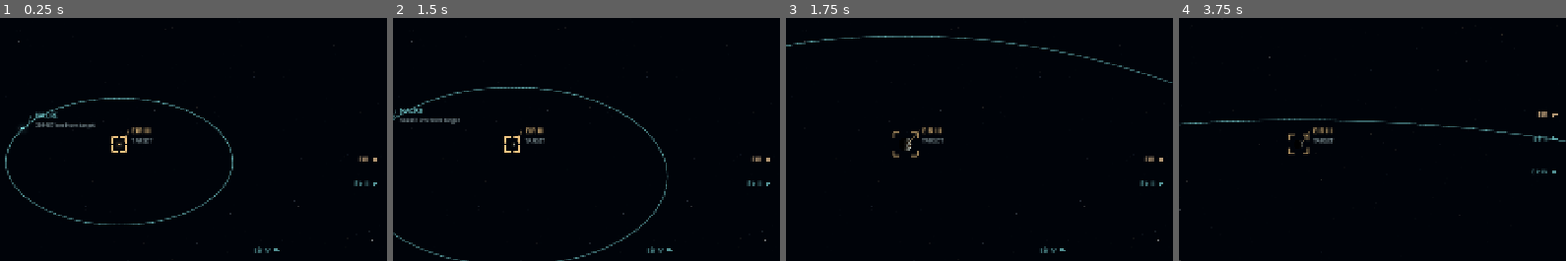
Above: before the commit, frames 1-4 (left to right).
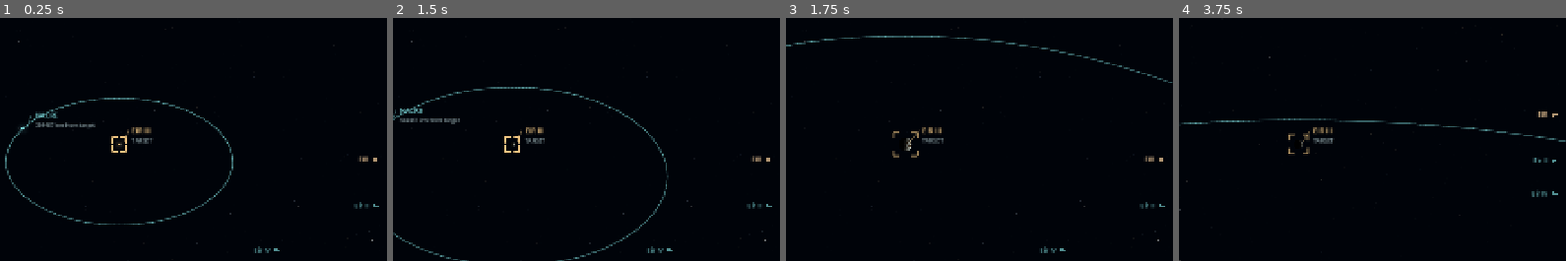
Above: after the commit, the same moments.

Repository: ulfur/spaceman
Game: Godot game, scene res://scenes/main.tscn
Two runs of this game, one before a commit and one after it. Both use one fixed random seed, a clock stepped at 60 frames per second and the inputs below.
Inputs (mouse positions are % of the whole screen's width and height, from its top left):
- Up to frame 1 (0.25 s): no input
- Up to frame 2 (1.5 s): click "Full screen" at 0.5 s; click "Focus" at 1.25 s
- Up to frame 3 (1.75 s): no input
- Up to frame 4 (3.75 s): click "Windowed" at 2 s; click "Planet + moons" at 2.75 s; tap Enter at 3.5 s; drag from (36, 50) to (60, 27) at 3.52 s
The pictures show only the part of the screen within x 21-71%, y 24-74%; the shares and areas given below are measured in that part.

The runs differ from the first frame. In frame 1, 0.1% of the frame differs, in the area x 91-98%, y 66-79%; in frame 2, 0.1%; in frame 3, 0.1%; in frame 4, 0.3%, in the area x 91-98%, y 48-74%.

Commit message:
Keep contact bearings distinct and give geographic survey its own focus controls

Diff:
--- a/scripts/celestial_overlay.gd
+++ b/scripts/celestial_overlay.gd
@@ -32,6 +32,9 @@
 	if universe.show_guides and universe.mode != "regions": draw_orbits()
 	var occupied: Array[Rect2] = []
 	for id in universe.contact_hits:
+		# Survey targets geographic cells. Keep body-level brackets and callouts
+		# for other contacts, rather than duplicating the selected site marker.
+		if universe.mode == "regions" and id == universe.tracking: continue
 		var hit: Dictionary = universe.contact_hits[id]
 		var point: Vector2 = hit.point
 		var selected: bool = id == universe.selected
--- a/scripts/region_globe.gd
+++ b/scripts/region_globe.gd
@@ -42,6 +42,12 @@
 	selected_region = region
 	universe.focus_region(body_id, region)
 	queue_redraw()
+
+func frame_body() -> void:
+	focus_region(selected_region)
+
+func frame_family() -> void:
+	focus_region(selected_region)
 
 func _draw() -> void:
 	if body_id == "": return
--- a/scripts/universe.gd
+++ b/scripts/universe.gd
@@ -309,13 +309,15 @@
 			var reach := minf(half.x / maxf(absf(bearing.x), 0.0001), half.y / maxf(absf(bearing.y), 0.0001))
 			projected = bounds.get_center() + bearing * reach
 			# Separate edge instruments only; physical body positions never move.
-			for attempt in range(8):
+			var preferred := projected
+			var edge_axis := 1 if absf(bearing.x) > absf(bearing.y) else 0
+			for attempt in range(15):
+				var shift := ceilf(attempt * 0.5) * (1.0 if attempt % 2 == 1 else -1.0)
+				projected[edge_axis] = clampf(preferred[edge_axis] + shift * (84 if edge_axis == 1 else 160), bounds.position[edge_axis], bounds.end[edge_axis])
 				var overlap := false
 				for taken in occupied:
 					if taken.has_point(projected): overlap = true
 				if not overlap: break
-				if absf(bearing.x) > absf(bearing.y): projected.y = clampf(projected.y + 44, bounds.position.y, bounds.end.y)
-				else: projected.x = clampf(projected.x + 114, bounds.position.x, bounds.end.x)
 		var radius: float = points[id].radius if on_screen else 0.0
 		contact_hits[id] = {"point": projected, "radius": radius, "edge": not on_screen}
 		if not on_screen:
--- a/tests/test_command_ui.gd
+++ b/tests/test_command_ui.gd
@@ -107,6 +107,11 @@
 	check(universe.distance > before_survey_zoom, "Survey zoom control works independently of layer selection")
 	await click("LocateRegion"); await settle()
 	await capture("33-command-survey")
+	for id in universe.contact_hits.keys():
+		var hit: Dictionary = universe.contact_hits[id]
+		if not hit.edge: continue
+		point(hit.label_rect.get_center())
+		check(game.contact == id, "Every off-screen label selects its own contact: " + id)
 	check(universe.contact_hits.has("prospect_3_c"), "Survey retains a bearing to the moon")
 	point(universe.contact_hits.prospect_3_c.point)
 	check(game.contact == "prospect_3_c", "Nearby objects are selectable while surveying the surface")
